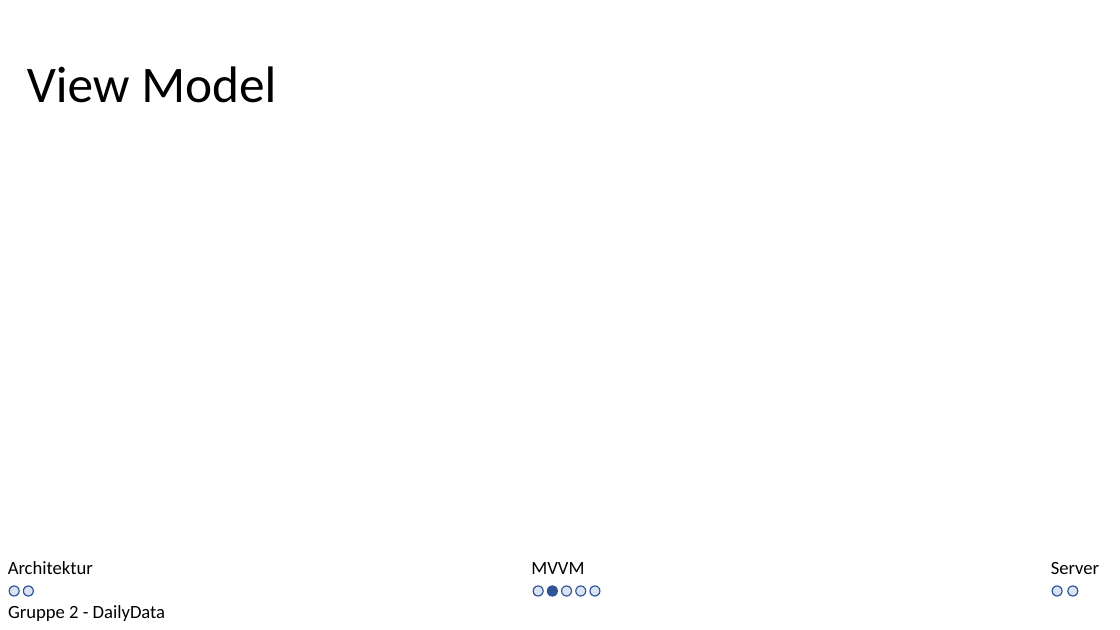
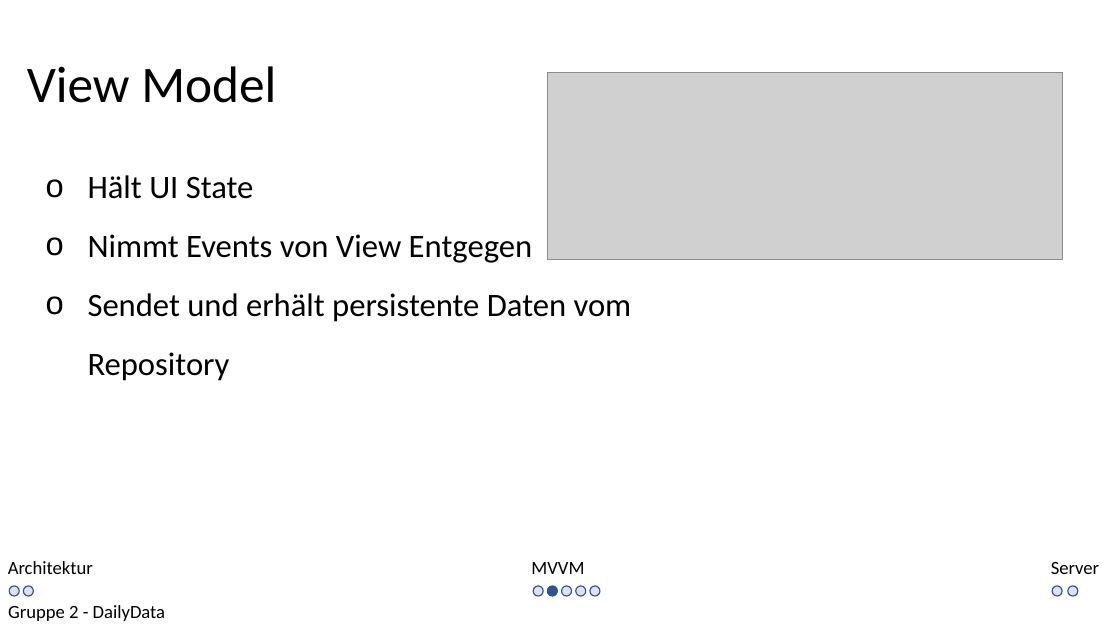
Before and after one commit to kittyahy/PSEAppGruppe2, a slide deck: slide 5 of Praesentationen/02-Entwurfsphase/Entwurf Präsentation.pptx. Drawn at 1120x630 pixels with LibreOffice and Linux fonts; fonts in the diff are those of the drawing; grey boxes stand for pictures. Boxes give left, top, right and bottom in pixels: in the first picture for what was removed or moved away, otherwise in the second. Text is boxed around its words. In the diff, an @@ line names an element or a change of style, - is before the commit and + after.

```diff
--- a/Praesentationen/02-Entwurfsphase/Entwurf Präsentation.pptx
+++ b/Praesentationen/02-Entwurfsphase/Entwurf Präsentation.pptx
@@ picture added at (x1=548, y1=72, x2=1063, y2=260) @@
@@ text added at (x1=88, y1=175, x2=632, y2=381), 28 pt, text #000000 @@
+o Hält UI State
+o Nimmt Events von View Entgegen
+o Sendet und erhält persistente Daten vom Repository
```
Also in this commit, not shown: 2 other slides changed.
